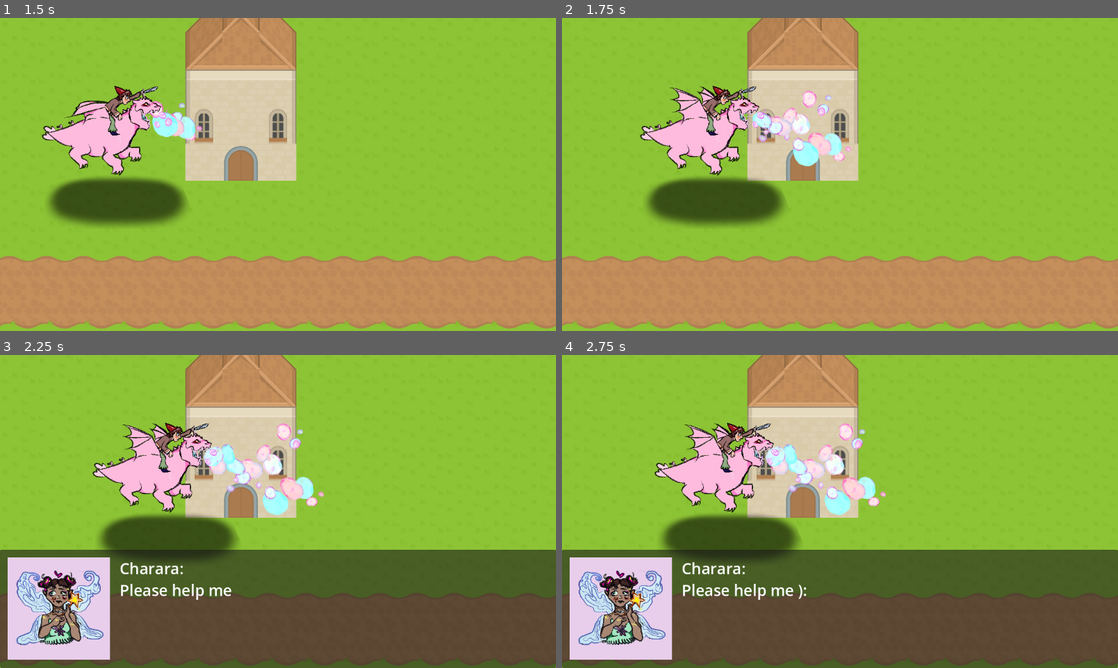
Above: before the commit, frames 1-4 (two rows, left to right).
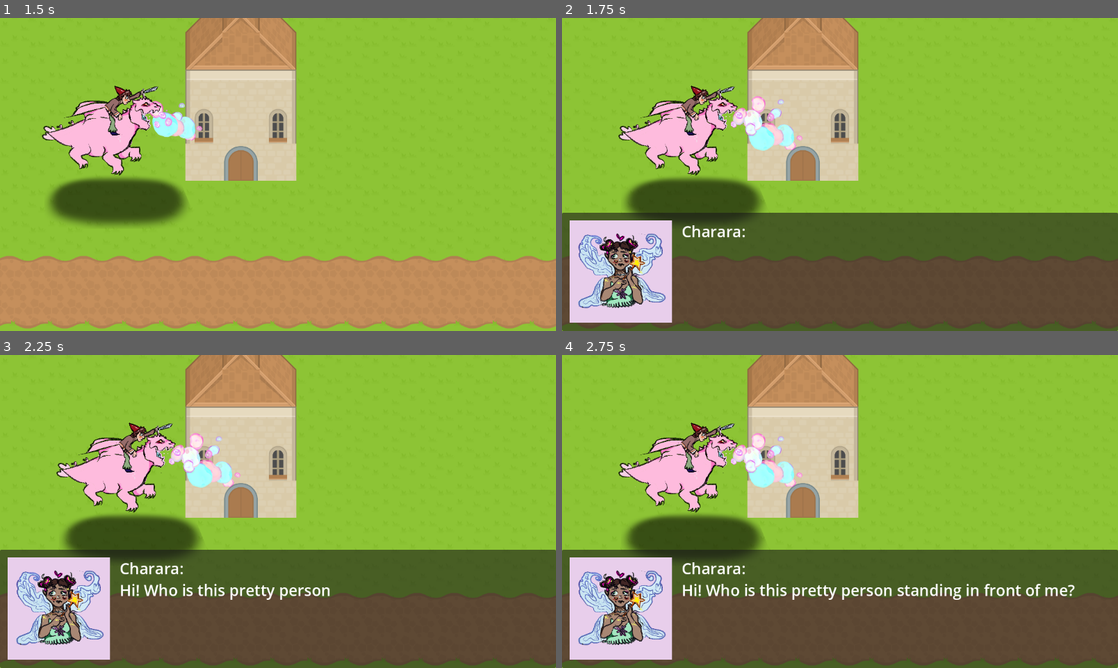
Above: after the commit, the same moments.

Repository: villevilli/otajam-25
Game: Godot game, scene res://user_interface/main_menu/MainMenu.tscn
Two runs of this game, one before a commit and one after it. Both use one fixed random seed, a clock stepped at 60 frames per second and the inputs below.
Inputs (mouse positions are in pixels of both pictures, inside the frame that each line leads up to):
- Up to frame 1 (1.5 s): click (83, 124) at 0.5 s; move the mouse to (400, 158) at 1.27 s; hold D (right) from 1.28 s (still down); hold Space (attack) from 1.28 s (still down); click (400, 158) at 1.42 s
- Up to frame 2 (1.75 s): keep holding D (right); keep holding Space (attack)
- Up to frame 3 (2.25 s): move the mouse to (166, 527) at 2.02 s; release D (right) at 2.03 s; release Space (attack) at 2.03 s; hold S (down) from 2.03 s (still down); tap Space (attack) at 2.1 s
- Up to frame 4 (2.75 s): keep holding S (down)

Frame 1 is identical in both runs. In frame 2, 44% of the frame differs, in the area x 0-100%, y 21-100%; in frame 3, 9.1%; in frame 4, 9.6%.

Commit message:
adds first dialogue

Diff:
--- a/levels/levels/ChararaDialogueOne.tres
+++ b/levels/levels/ChararaDialogueOne.tres
@@ -6,43 +6,43 @@
 [ext_resource type="Texture2D" uid="uid://0uxsh371dexr" path="res://assets/Portraits/player_portrait.png" id="4_c7gdm"]
 [ext_resource type="Script" path="res://quests/dialog_system/dialog_nodes/straight_dialog.gd" id="5_8u7sa"]
 
-[sub_resource type="Resource" id="Resource_j0xu5"]
+[sub_resource type="Resource" id="Resource_wtqfy"]
 script = ExtResource("3_102m5")
-quest_name = &"GetChararasColoursBack"
-quest_description = "You must find and liberate the colors stolen from charara"
+quest_name = &"FindChararasPaint"
+quest_description = "Look around and follow the trail left by the paint thief."
 
-[sub_resource type="Resource" id="Resource_rutmo"]
+[sub_resource type="Resource" id="Resource_x6dc8"]
 script = ExtResource("2_b2rdv")
 dialog_text = "Charara:
-Sorry, newermind... But thanks and I hope you get back with all your colour and creativity in tack!  (-:"
-start_quest = SubResource("Resource_j0xu5")
+And good luck!"
+start_quest = SubResource("Resource_wtqfy")
 finish_quest_name = &""
 portrait = ExtResource("1_rxf6r")
 
-[sub_resource type="Resource" id="Resource_2d5i0"]
+[sub_resource type="Resource" id="Resource_lfr6w"]
 script = ExtResource("5_8u7sa")
-dialog_text = "You:
-Huh? sure, I'll get you your colours back from the evil who stole them."
-next_dialog = SubResource("Resource_rutmo")
-portrait = ExtResource("4_c7gdm")
+dialog_text = "Charara:
+I saw some paint stains around the corner, you may be able to follow them!"
+next_dialog = SubResource("Resource_x6dc8")
+portrait = ExtResource("1_rxf6r")
 
 [sub_resource type="Resource" id="Resource_5n0uj"]
 script = ExtResource("5_8u7sa")
-dialog_text = "Charara:
-If you can help, id be extra happy (;"
-next_dialog = SubResource("Resource_2d5i0")
-portrait = ExtResource("1_rxf6r")
+dialog_text = "You:
+Sure, how can I find the paint?"
+next_dialog = SubResource("Resource_lfr6w")
+portrait = ExtResource("4_c7gdm")
 
 [sub_resource type="Resource" id="Resource_afobu"]
 script = ExtResource("5_8u7sa")
 dialog_text = "Charara:
-My pretty and colourful happy colors have been stolen ):"
+Can you help me? All my colourful paint is gone! I can't draw the pretty and colourful person I just met. )-:"
 next_dialog = SubResource("Resource_5n0uj")
 portrait = ExtResource("1_rxf6r")
 
 [resource]
 script = ExtResource("5_8u7sa")
 dialog_text = "Charara:
-Please help me ):"
+Hi! Who is this pretty person standing in front of me?"
 next_dialog = SubResource("Resource_afobu")
 portrait = ExtResource("1_rxf6r")
--- a/levels/levels/village.tscn
+++ b/levels/levels/village.tscn
@@ -44,11 +44,11 @@
 spawn_pos_name = "entry1"
 metadata/target_entry = ""
 
-[node name="DialogArea" parent="." instance=ExtResource("6_p1fnk")]
-position = Vector2(832, 448)
+[node name="ChararaDialogueOneArea" parent="." instance=ExtResource("6_p1fnk")]
+position = Vector2(838, 638)
 dialog = ExtResource("7_n2d47")
 excluded_by_quest = &"GetChararasColoursBack"
-collider_size = Vector2(128, 512)
+collider_size = Vector2(400, 1600)
 
 [node name="CanvasLayer" type="CanvasLayer" parent="."]
 
Not shown: 1 places in levels/levels/ChararaDialogueOne.tres that only renumber resources
Not shown: 1 places in levels/levels/example_level.tscn that only renumber resources
Not shown: 2 places in levels/levels/village.tscn that only renumber resources
